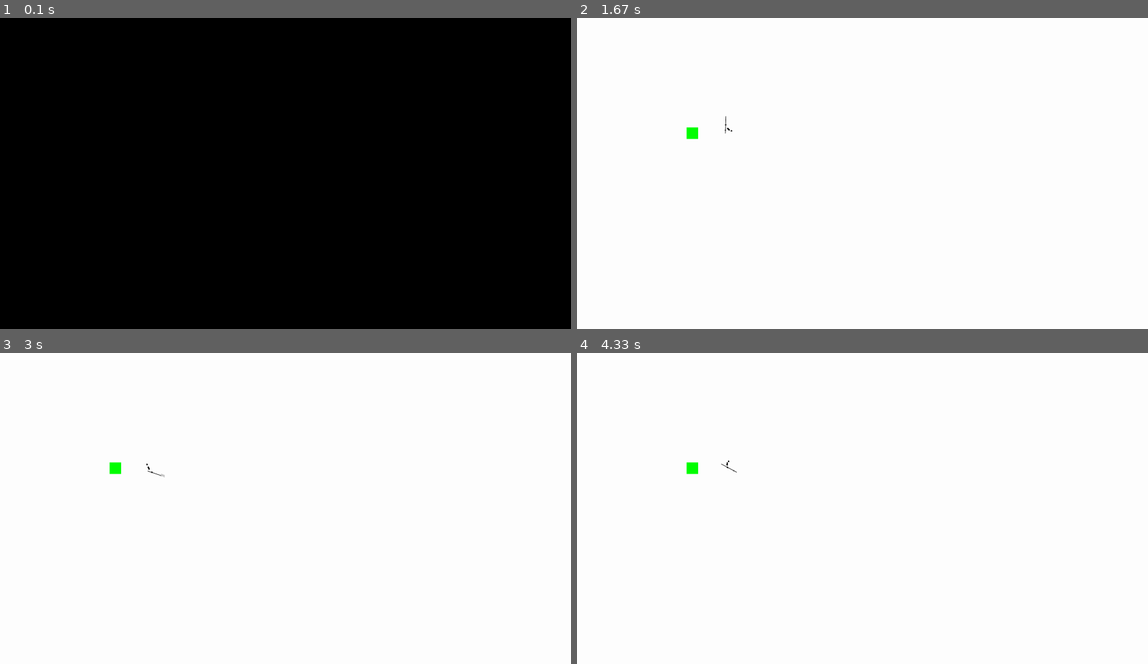
Above: before the commit, frames 1-4 (two rows, left to right).
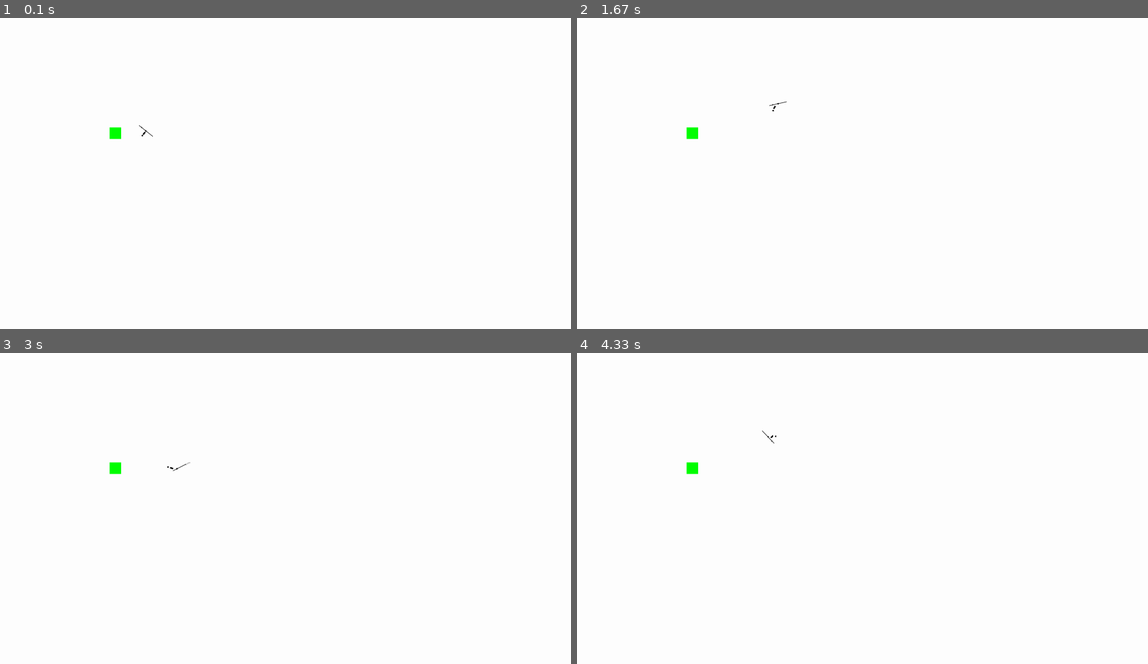
Above: after the commit, the same moments.

Repository: LeBoku/tds
Game: pygame game, started from src/tds.py
The game is run twice, just before and just after one commit, with the same random seed, the same clock (stepped at 60 frames per second) and the same inputs.
Inputs (mouse positions are in pixels of both pictures, inside the frame that each line leads up to):
- Up to frame 1 (0.1 s): no input
- Up to frame 2 (1.67 s): hold D 0.33-0.8 s; move the mouse to (839, 185) at 0.37 s; click (868, 195) at 0.88 s; hold W 1.17-1.47 s; click (725, 176) at 1.25 s; hold D from 1.5 s (still down); click (685, 126) at 1.58 s
- Up to frame 3 (3 s): release D at 1.97 s; hold A 2-2.53 s; click (371, 399) at 2.08 s; hold S 2.57-2.87 s; click (354, 536) at 2.65 s; hold A from 2.9 s (still down); click (296, 402) at 2.98 s
- Up to frame 4 (4.33 s): release A at 3.3 s; hold W 3.33-3.7 s; click (656, 499) at 3.42 s; hold D from 3.73 s (still down); click (868, 542) at 3.82 s

The runs differ from the first frame. In frame 1, 100% of the frame differs, in the area x 0-100%, y 0-100%; in frame 2, less than 0.1%; in frame 3, less than 0.1%; in frame 4, less than 0.1%.

Commit message:
setUp spear moves(/images/collision) in Spear

Diff:
--- a/src/config.py
+++ b/src/config.py
@@ -1,5 +1,5 @@
 resolution = 1980, 1080
-fps = 10
+fps = 60
 mapBounds = 1980, 1080
 
 debug = False
--- a/src/map/base/controller.py
+++ b/src/map/base/controller.py
@@ -6,10 +6,14 @@
 		self.displayHandler = None
 		self.registerEvents()
 		self.setUpDisplayHandler()
+		self.setUpBaseImage()
 		return super().__init__()
 
 	def setUpDisplayHandler(self):
 		self.displayHandler = DisplayHandler(self)
+
+	def setUpBaseImage(self):
+		pass
 
 	def setBaseImage(self, baseImage):
 		self.displayHandler.baseImage = baseImage
--- a/src/map/characterController.py
+++ b/src/map/characterController.py
@@ -1,6 +1,7 @@
 from map.mapEntityController import MapEntityController
 
 from store.moveSetController import MoveSetController
+from store.enums import CharacterParts
 
 
 class CharacterController(MapEntityController):
@@ -10,7 +11,7 @@
 
 		self.isAttacking = False
 
-		self.moveSetEntityName = "character"
+		self.moveSetEntityName = CharacterParts.body
 		self.moveSetController = MoveSetController()
 
 	def dealWithMoveOffset(self):
--- a/src/map/characters/playerController.py
+++ b/src/map/characters/playerController.py
@@ -14,7 +14,7 @@
 from store import images
 from store import moveSets
 from store import collisionPoints
-from store.enums import AttackTypes
+from store.enums import MoveTypes, CharacterParts, attackTypes
 
 
 class PlayerController(CharacterController):
@@ -85,29 +85,29 @@
 		angle = (movement.angle_to(Vector2(0,-1)) + 360) % 360
 
 		if 45 < angle < 135:
-			attack = AttackTypes.right
+			attack = MoveTypes.attackRight
 
 		elif 225 < angle < 315:
-			attack = AttackTypes.left
+			attack = MoveTypes.attackLeft
 
 		else:
-			attack = AttackTypes.forward
+			attack = MoveTypes.attackForward
 
 		return attack
 
 	def getActiveAttackMove(self):
-		for attack in AttackTypes:
+		for attack in attackTypes:
 			move = self.moveSetController.getMove(attack)
 			if move.isActive:
 				return move
 
 	def startMoveAnimation(self):
-		move = self.moveSetController.getMove("move")
+		move = self.moveSetController.getMove(MoveTypes.walk)
 		if not move.isActive:
 			move.start()
 
 	def stopMoveAnimation(self):
-		move = self.moveSetController.getMove("move")
+		move = self.moveSetController.getMove(MoveTypes.walk)
 		if not self.isStopingMovementAnimation:
 			move.listenForMilestone(moveSets.milestones.Walk.halfWay, lambda: move.stop())
 
@@ -136,19 +136,16 @@
 				move.listenForEnd(lambda: move.start())
 
 	def setUpSubEntities(self):
+		self.moveSetController.registerMove(MoveTypes.walk, moveSets.character.walk())
+
 		self.collisionPoints = [(-3, -1.5),
 			(3, -1.5),
 			(3, 1.5),
 			(-3, 1.5)]
 
 		self.coord = Vector2(500, 400)
+		self.createSubEntity(CharacterParts.leftHand, images.character.hand(), Vector2(-10, 0))
+		rightHand = self.createSubEntity(CharacterParts.rightHand, images.character.hand(), Vector2(10, 0))
 
-		self.moveSetController.registerMove("move", moveSets.character.walk())
-		self.moveSetController.registerMove(AttackTypes.forward, moveSets.spear.forwardAttack())
-		self.moveSetController.registerMove(AttackTypes.right, moveSets.spear.rightAttack())
-		self.moveSetController.registerMove(AttackTypes.left, moveSets.spear.leftAttack())
-
-		self.createSubEntity("leftHand", images.character.hand(), Vector2(-10, 0))
-		rightHand = self.createSubEntity("rightHand", images.character.hand(), Vector2(10, 0))
-
-		self.weapon = Spear("weapon", rightHand)
+		self.weapon = Spear(CharacterParts.weapon, rightHand)
+		self.weapon.setUpWeaponMoveSet()
--- a/src/map/mapEntityController.py
+++ b/src/map/mapEntityController.py
@@ -15,19 +15,18 @@
 		self.subEntities = {}
 		self.offset = None
 		self.collisionPoints = []
+		self._collisionPolygon = None
 
 	@property
 	def collisionPolygon(self):
-		if len(self.collisionPoints) == 0:
-			return None
+		if self._collisionPolygon is not None:
+			return self._collisionPolygon
+		else:
+			return self.calculateCollisionPolygon()
 
-		collisionPolygonPoints = []
-		for point in self.collisionPoints:
-			offsetVector = Vector2(point).rotate(-self.angle)
-			vector = self.coord + offsetVector
-			collisionPolygonPoints.append((vector.x,vector.y))
-
-		return Polygon(collisionPolygonPoints)
+	@collisionPolygon.setter
+	def collisionPolygon(self, poly):
+		self._collisionPolygon = poly
 
 	def isCollidingWithSomething(self):
 		return self.map.isCollidingWithSomeThing(self).isColliding
@@ -38,6 +37,18 @@
 
 		if (poly is not None and initiatorPolygon is not None) and poly.intersects(initiatorPolygon):
 			return Collison(initiator, self, initiatorPolygon, poly, poly.intersection(initiatorPolygon))
+
+	def calculateCollisionPolygon(self):
+		if len(self.collisionPoints) == 0:
+			return None
+
+		collisionPolygonPoints = []
+		for point in self.collisionPoints:
+			offsetVector = Vector2(point).rotate(-self.angle)
+			vector = self.coord + offsetVector
+			collisionPolygonPoints.append((vector.x, vector.y))
+
+		return Polygon(collisionPolygonPoints)
 
 	def loopCall(self):
 		pass
--- a/src/map/weapons/spear.py
+++ b/src/map/weapons/spear.py
@@ -1,38 +1,21 @@
-from map.subEntity import SubEntity
-from map.characterController import CharacterController
+from .weapon import Weapon
 
+from store.moveSetController import MoveSetController
+
+from store.enums import MoveTypes
+from store.images.weapons import spear as spearImage
+from store.moveSets import spear as spearMoves
 from store.collisionPoints.weapons import spear as spearCollision
-from store.images.weapons import spear as spearImage
-
-from store.types import Particle
 
 
-class Spear(SubEntity):
-	def __init__(self, name, parent: CharacterController):
-		self.name = name
-		self.parent = parent
-		self.character = parent.parent
-		super().__init__(parent.map)
+class Spear(Weapon):
+	def setUpBaseImage(self):
+		self.setBaseImage(spearImage())
 
-		self.lastAttackParticle = None
+	def setUpCollisionPoints(self):
+		self.collisionPoints = spearCollision()
 
-		self.collisionPoints = spearCollision()
-		self.setBaseImage(spearImage())
-		parent.addSubEntity(name, self)
-
-	def display(self):
-		if self.character.isAttacking:
-			if self.lastAttackParticle is not None:
-				particle = self.lastAttackParticle.union(self.collisionPolygon).convex_hull
-				self.lastAttackParticle = self.collisionPolygon
-
-			else:
-				particle = self.collisionPolygon
-				self.lastAttackParticle = self.collisionPolygon
-
-			self.map.addParticle(Particle(particle, (200, 200, 200)))
-
-		else:
-			self.lastAttackParticle = None
-
-		return super().display()
+	def setUpWeaponMoveSet(self):
+		self.moveSetController.registerMove(MoveTypes.attackForward, spearMoves.forwardAttack())
+		self.moveSetController.registerMove(MoveTypes.attackLeft, spearMoves.leftAttack())
+		self.moveSetController.registerMove(MoveTypes.attackRight, spearMoves.rightAttack())
--- /dev/null
+++ b/src/map/weapons/weapon.py
@@ -0,0 +1,40 @@
+from map.subEntity import SubEntity
+from map.characterController import CharacterController
+
+from store.types import Particle
+
+
+class Weapon(SubEntity):
+	def __init__(self, name, parent: CharacterController):
+		self.name = name
+		self.parent = parent
+		self.character = parent.parent
+		super().__init__(parent.map)
+
+		self.setUpCollisionPoints()
+		self.lastAttackParticle = None
+
+		parent.addSubEntity(name, self)
+
+	def setUpCollisionPoints(self):
+		pass
+
+	def setUpWeaponMoveSet(self, moveSetController):
+		pass
+
+	def display(self):
+		if self.character.isAttacking:
+			if self.lastAttackParticle is not None:
+				particle = self.lastAttackParticle.union(self.collisionPolygon).convex_hull
+				self.lastAttackParticle = self.collisionPolygon
+
+			else:
+				particle = self.collisionPolygon
+				self.lastAttackParticle = self.collisionPolygon
+
+			self.map.addParticle(Particle(particle, (200, 200, 200)))
+
+		else:
+			self.lastAttackParticle = None
+
+		return super().display()
--- a/src/store/enums.py
+++ b/src/store/enums.py
@@ -1,10 +1,25 @@
 from enum import Enum
 
 
-class AttackTypes(Enum):
-	left = 0
-	forward = 1
-	right= 2
+class MoveTypes(Enum):
+	walk = 0
+	attackForward = 1
+	attackLeft = 2
+	attackRight = 3
+
+
+attackTypes = [
+	MoveTypes.attackForward,
+	MoveTypes.attackRight,
+	MoveTypes.attackLeft
+]
+
+
+class CharacterParts(Enum):
+	body = 0
+	leftHand = 1
+	rightHand = 2
+	weapon = 3
 
 
 class DefaultMilestones(Enum):
--- a/src/store/moveSets/_entity.py
+++ b/src/store/moveSets/_entity.py
@@ -4,8 +4,8 @@
 
 
 class Entity:
-	def __init__(self, startVector=Vector2(0,0)):
-		self.frames = [Offset(Vector2(startVector))]
+	def __init__(self, startVector=Vector2(0,0), startAngle=0):
+		self.frames = [Offset(Vector2(startVector), startAngle)]
 		self.defaultOffset = Offset()
 
 	def getOffsetForFrame(self, frameNr):
--- a/src/store/moveSets/_move.py
+++ b/src/store/moveSets/_move.py
@@ -2,7 +2,7 @@
 
 
 class Move:
-	def __init__(self, **entities):
+	def __init__(self, entities):
 		self.entities = entities
 
 		self.loop = False
--- a/src/store/moveSets/character.py
+++ b/src/store/moveSets/character.py
@@ -2,6 +2,8 @@
 from ._move import Move
 
 from .milestones import Walk
+
+from store.enums import CharacterParts
 
 
 def walk():
@@ -20,10 +22,11 @@
 	leftHand.animateTo(armSwingTime, (0, armSwing))
 	leftHand.animateTo(armSwingTime, (0, 0))
 
-	move = Move(
-		rightHand=rightHand,
-		leftHand=leftHand
-	)
+	entities = dict()
+	entities[CharacterParts.rightHand] = rightHand
+	entities[CharacterParts.leftHand] = leftHand
+
+	move = Move(entities)
 
 	move.mileStones[Walk.halfWay] = armSwingTime * 2
 
--- a/src/store/moveSets/spear.py
+++ b/src/store/moveSets/spear.py
@@ -1,7 +1,10 @@
+from pygame.math import Vector2
+
 from ._entity import Entity
 from ._move import Move
 
-from .milestones import Attack
+from .milestones import Attack, Walk
+from store.enums import CharacterParts
 
 
 def rightAttack():
@@ -24,7 +27,12 @@
 	weapon.backToDefault(5)
 	weapon.repeatFrame(5)
 
-	move = Move(rightHand=rightHand,weapon=weapon)
+	entities = dict()
+	entities[CharacterParts.rightHand] = rightHand
+	entities[CharacterParts.weapon] = weapon
+
+	move = Move(entities)
+
 	move.mileStones.update(milestones)
 	return move
 
@@ -50,7 +58,12 @@
 	weapon.repeatFrame(20)
 	weapon.backToDefault(20)
 
-	move = Move(rightHand=rightHand, weapon=weapon)
+	entities = dict()
+	entities[CharacterParts.rightHand] = rightHand
+	entities[CharacterParts.weapon] = weapon
+
+	move = Move(entities)
+
 	move.mileStones.update(milestones)
 
 	return move
@@ -89,12 +102,13 @@
 	character.repeatFrame(15)
 	character.animateTo(5, toAngle=0)
 
-	move = Move(
-		rightHand=rightHand,
-		leftHand=leftHand,
-		weapon=weapon,
-		character=character
-	)
+	entities = dict()
+	entities[CharacterParts.rightHand] = rightHand
+	entities[CharacterParts.leftHand] = leftHand
+	entities[CharacterParts.weapon] = weapon
+	entities[CharacterParts.body] = character
+
+	move = Move(entities)
 
 	move.mileStones.update(milestones)
 
